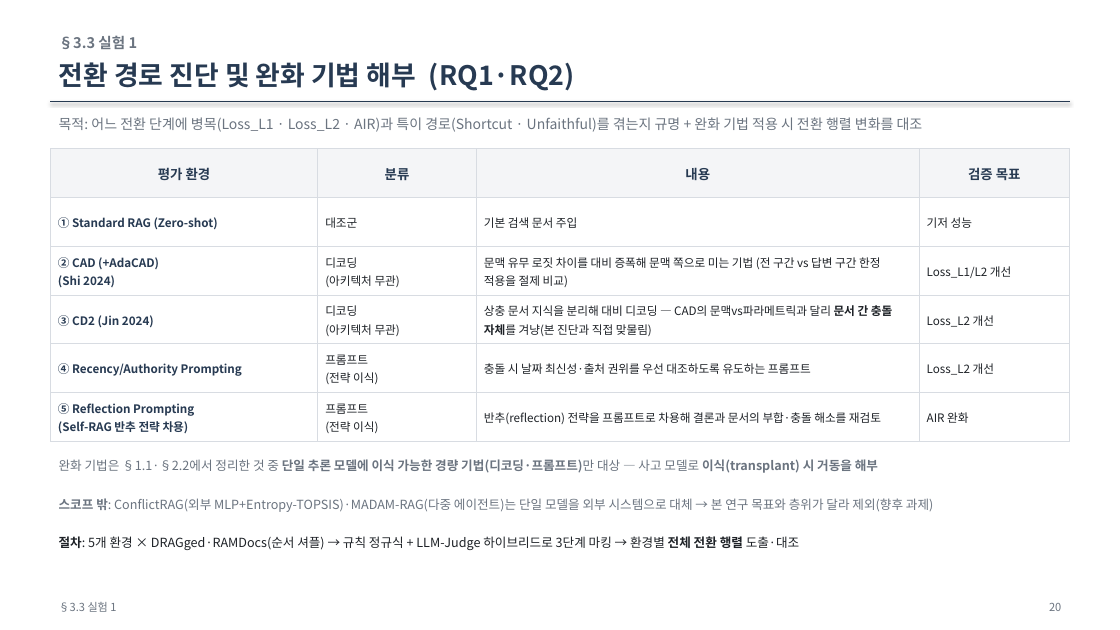
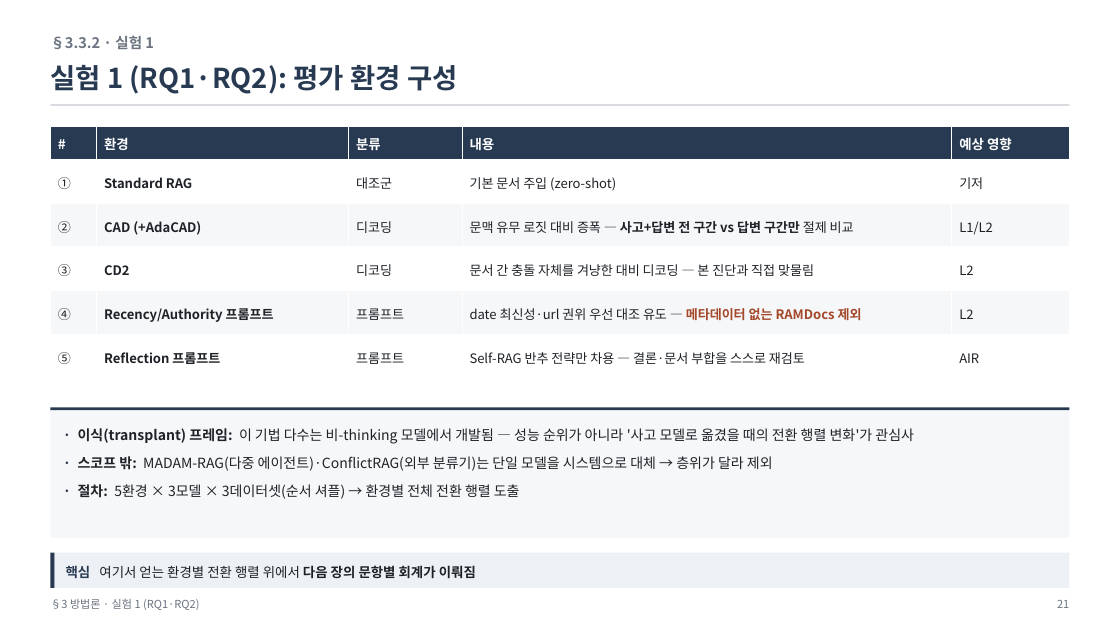
Before and after one commit to jin-ryu/temporal-conflict-qa, a slide deck: slide 21 of docs/ThinkConflict_연구보고.pptx (slide 20 before the commit). Drawn at 1120x630 pixels with LibreOffice and Linux fonts; fonts in the diff are those of the drawing. Boxes give left, top, right and bottom in pixels: in the first picture for what was removed or moved away, otherwise in the second. Text is boxed around its words. In the diff, an @@ line names an element or a change of style, - is before the commit and + after.

Commit message:
docs: 연구보고 PPT 전면 개편 — 논문 전개순 재배치(31장)+목차, 플랫 디자인+포인트컬러 2색, 데이터셋 JSON구조·가공 파이프라인·렌더링포맷 추가, AIR/LGR/HR 수식 Cambria 배너로 가시화, QACC 3번째 데이터셋 반영, 여정 2장 전면화

```diff
--- a/docs/ThinkConflict_연구보고.pptx
+++ b/docs/ThinkConflict_연구보고.pptx
@@ text at <box>50,36,154,49</box>: text changed @@
-§3.3 실험 1
+§3.3.2 · 실험 1
@@ text at <box>50,65,457,94</box>: text changed; size 23 to 23.5 pt @@
-전환 경로 진단 및 완화 기법 해부 (RQ1·RQ2)
+실험 1 (RQ1·RQ2): 평가 환경 구성
@@ line removed from (50, 102) to (1070, 102) @@
@@ rectangle added at <box>50,104,1070,106</box>, fill #D8DCE1 @@
@@ text removed at <box>59,117,923,132</box> @@
-목적: 어느 전환 단계에 병목(Loss_L1 · Loss_L2 · AIR)과 특이 경로(Shortcut · Unfaithful)를 겪는지 규명 + 완화 기법 적용 시 전환 행렬 변화를 대조
@@ table at <box>50,126,1070,378</box> @@
-column 1: 평가 환경 | ① Standard RAG (Zero-shot) | ② CAD (+AdaCAD) / (Shi 2024) | ③ CD2 (Jin 2024) | ④ Recency/Authority Prompting | ⑤ Reflection Prompting / (Self-RAG 반추 전략 차용)
-column 2: 분류 | 대조군 | 디코딩 / (아키텍처 무관) | 디코딩 / (아키텍처 무관) | 프롬프트 / (전략 이식) | 프롬프트 / (전략 이식)
-column 3: 내용 | 기본 검색 문서 주입 | 문맥 유무 로짓 차이를 대비 증폭해 문맥 쪽으로 미는 기법 (전 구간 vs 답변 구간 한정 적용을 절제 비교) | 상충 문서 지식을 분리해 대비 디코딩 — CAD의 문맥vs파라메트릭과 달리 문서 간 충돌 자체를 겨냥(본 진단과 직접 맞물림) | 충돌 시 날짜 최신성·출처 권위를 우선 대조하도록 유도하는 프롬프트 | 반추(reflection) 전략을 프롬프트로 차용해 결론과 문서의 부합·충돌 해소를 재검토
-column 4: 검증 목표 | 기저 성능 | Loss_L1/L2 개선 | Loss_L2 개선 | Loss_L2 개선 | AIR 완화
+column 1: # | ① | ② | ③ | ④ | ⑤
+column 2: 환경 | Standard RAG | CAD (+AdaCAD) | CD2 | Recency/Authority 프롬프트 | Reflection 프롬프트
+column 3: 분류 | 대조군 | 디코딩 | 디코딩 | 프롬프트 | 프롬프트
+column 4: 내용 | 기본 문서 주입 (zero-shot) | 문맥 유무 로짓 대비 증폭 — 사고+답변 전 구간 vs 답변 구간만 절제 비교 | 문서 간 충돌 자체를 겨냥한 대비 디코딩 — 본 진단과 직접 맞물림 | date 최신성·url 권위 우선 대조 유도 — 메타데이터 없는 RAMDocs 제외 | Self-RAG 반추 전략만 차용 — 결론·문서 부합을 스스로 재검토
+column 5: 예상 영향 | 기저 | L1/L2 | L2 | L2 | AIR
@@ table: place and size @@
-table at <box>50,149,1070,441</box>
+table at <box>50,126,1070,378</box>
@@ rectangle added at <box>50,408,1070,411</box>, fill #273A52 @@
@@ rectangle added at <box>50,411,1070,538</box>, fill #F6F7F9, 12 pt, text #1E2227 @@
+· 이식(transplant) 프레임: 이 기법 다수는 비-thinking 모델에서 개발됨 — 성능 순위가 아니라 '사고 모델로 옮겼을 때의 전환 행렬 변화'가 관심사
+· 스코프 밖: MADAM-RAG(다중 에이전트)·ConflictRAG(외부 분류기)는 단일 모델을 시스템으로 대체 → 층위가 달라 제외
+· 절차: 5환경 × 3모델 × 3데이터셋(순서 셔플) → 환경별 전체 전환 행렬 도출
@@ text removed at <box>59,459,878,473</box> @@
-완화 기법은 §1.1·§2.2에서 정리한 것 중 단일 추론 모델에 이식 가능한 경량 기법(디코딩·프롬프트)만 대상 — 사고 모델로 이식(transplant) 시 거동을 해부
@@ text removed at <box>59,498,933,512</box> @@
-스코프 밖: ConflictRAG(외부 MLP+Entropy-TOPSIS)·MADAM-RAG(다중 에이전트)는 단일 모델을 외부 시스템으로 대체 → 본 연구 목표와 층위가 달라 제외(향후 과제)
@@ text removed at <box>59,534,799,551</box> @@
-절차: 5개 환경 × DRAGged·RAMDocs(순서 셔플) → 규칙 정규식 + LLM-Judge 하이브리드로 3단계 마킹 → 환경별 전체 전환 행렬 도출·대조
@@ rectangle added at <box>50,553,55,588</box>, fill #273A52 @@
@@ rectangle added at <box>55,553,1070,588</box>, fill #EDF0F4, 11.5 pt, text #1E2227, bold @@
+핵심 여기서 얻는 환경별 전환 행렬 위에서 다음 장의 문항별 회계가 이뤄짐
@@ text at <box>50,599,199,610</box>: text changed @@
-§3.3 실험 1
+§3 방법론 · 실험 1 (RQ1·RQ2)
@@ text removed at <box>1049,603,1061,611</box> @@
-20
@@ text added at <box>1057,600,1069,608</box>, 9.5 pt, text #6B7480 @@
+21
```
Also in this commit, not shown: 3 other slides changed, 27 slides added, 23 slides removed.
